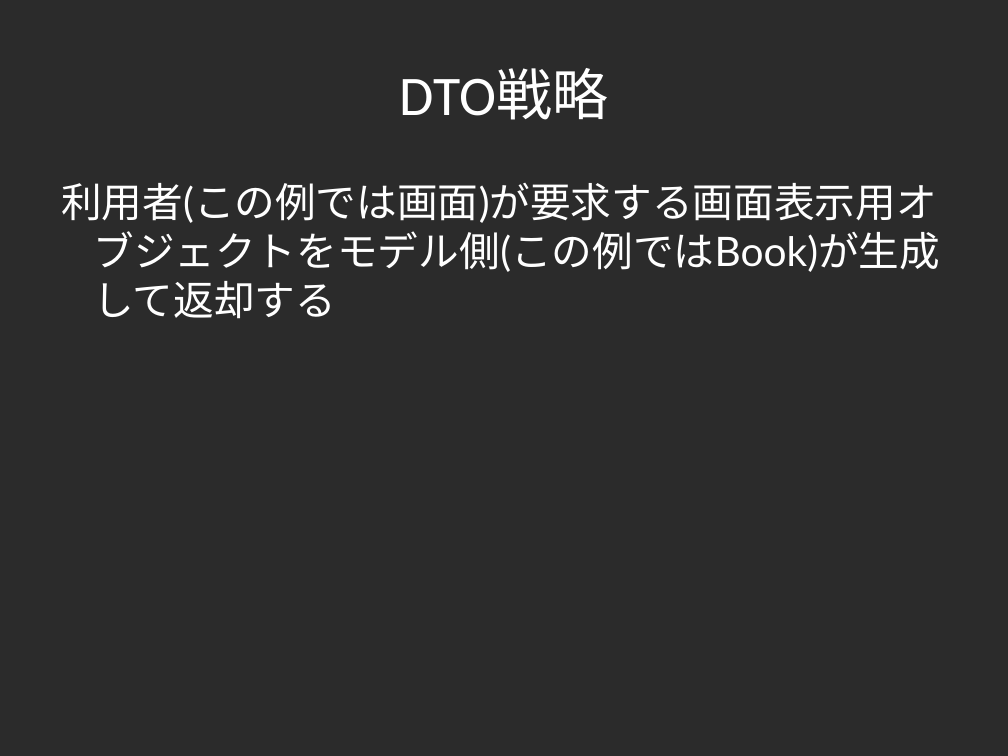
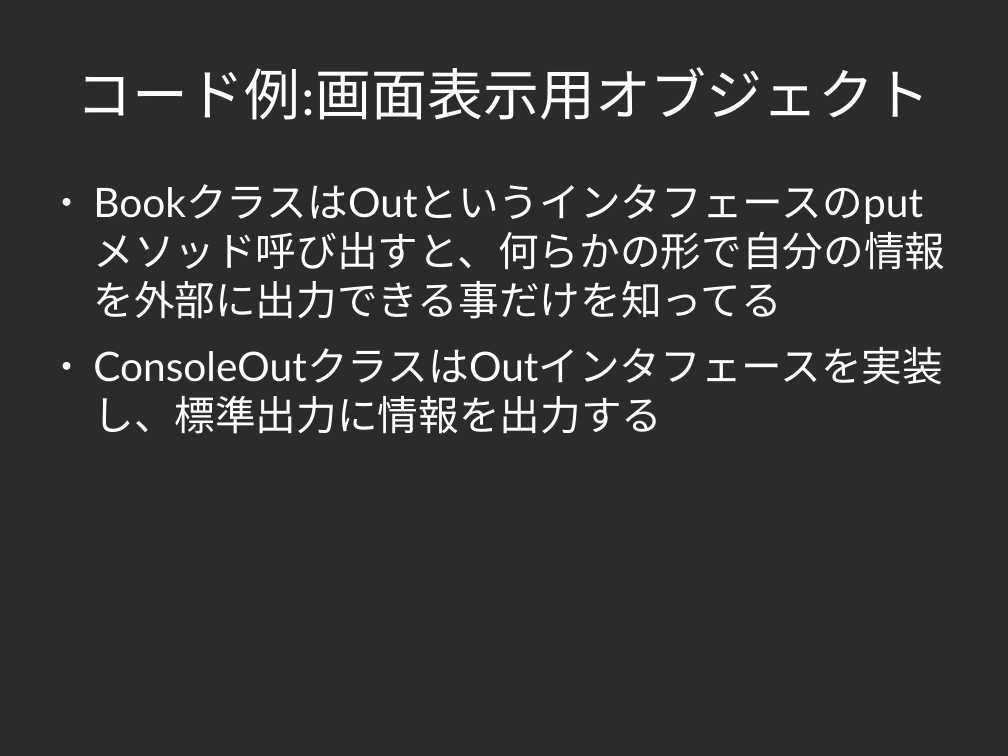
Before and after one commit to yojik/yojik-lib, a slide deck: slide 71 of 2009devsumi/oo_exercise/doc/devsum.odp (slide 53 before the commit). Drawn at 1008x756 pixels with LibreOffice and Linux fonts; fonts in the diff are those of the drawing; background and template pictures are left out; a plain dark background stands for a picture behind light text. Boxes give left, top, right and bottom in pixels: in the first picture for what was removed or moved away, otherwise in the second. Text is boxed around its words. In the diff, an @@ line names an element or a change of style, - is before the commit and + after.

```diff
--- a/2009devsumi/oo_exercise/doc/devsum.odp
+++ b/2009devsumi/oo_exercise/doc/devsum.odp
@@ title at bbox=[77, 67, 930, 120]: text changed @@
-DTO戦略
+コード例:画面表示用オブジェクト
@@ text at bbox=[93, 232, 945, 434]: text changed @@
-利用者(この例では画面)が要求する画面表示用オブジェクトをモデル側(この例ではBook)が生成して返却する
+● BookクラスはOutというインタフェースのputメソッド呼び出すと、何らかの形で自分の情報を外部に出力できる事だけを知ってる
+● ConsoleOutクラスはOutインタフェースを実装し、標準出力に情報を出力する
```
Also in this commit, not shown: 41 other slides changed, 13 slides added, 2 slides removed, 1 other file.
